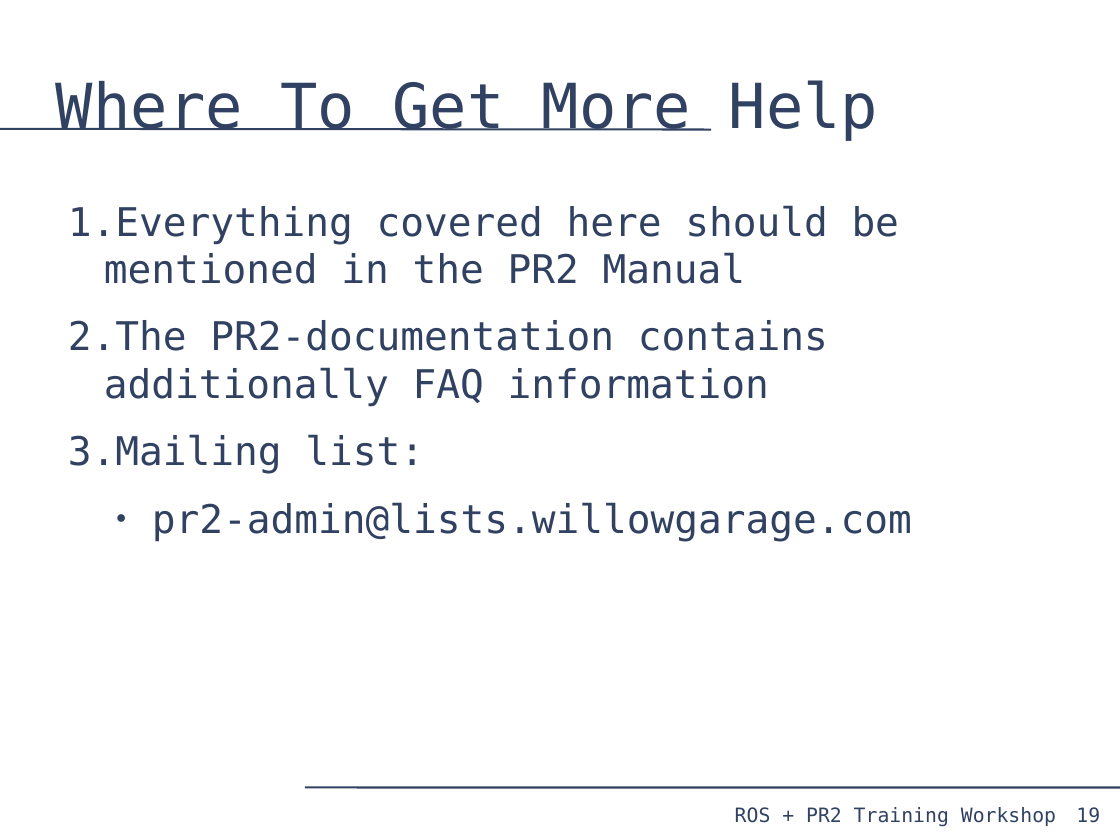
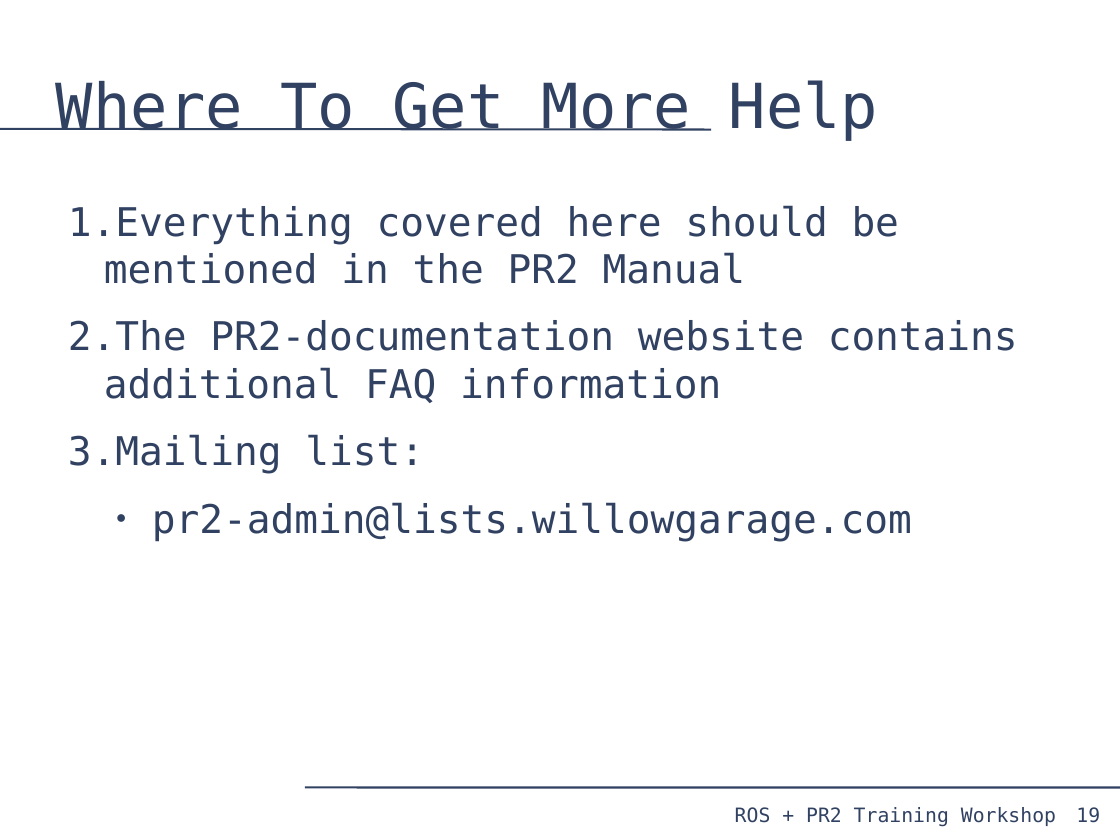
Before and after one commit to PR2/pr2_docs, a slide deck: slide 19 of pr2_training_workshop/pr2_sysadmin/pr2_syasdmin.odp. Drawn at 1120x840 pixels with LibreOffice and Linux fonts; fonts in the diff are those of the drawing. Boxes give left, top, right and bottom in pixels: in the first picture for what was removed or moved away, otherwise in the second. Text is boxed around its words. In the diff, an @@ line names an element or a change of style, - is before the commit and + after.

```diff
--- a/pr2_training_workshop/pr2_sysadmin/pr2_syasdmin.odp
+++ b/pr2_training_workshop/pr2_sysadmin/pr2_syasdmin.odp
@@ text at (68, 320, 1018, 403): text changed @@
-2. The PR2-documentation contains additionally FAQ information
+2. The PR2-documentation website contains additional FAQ information
```
Also in this commit, not shown: 3 other slides changed, 2 other files.
